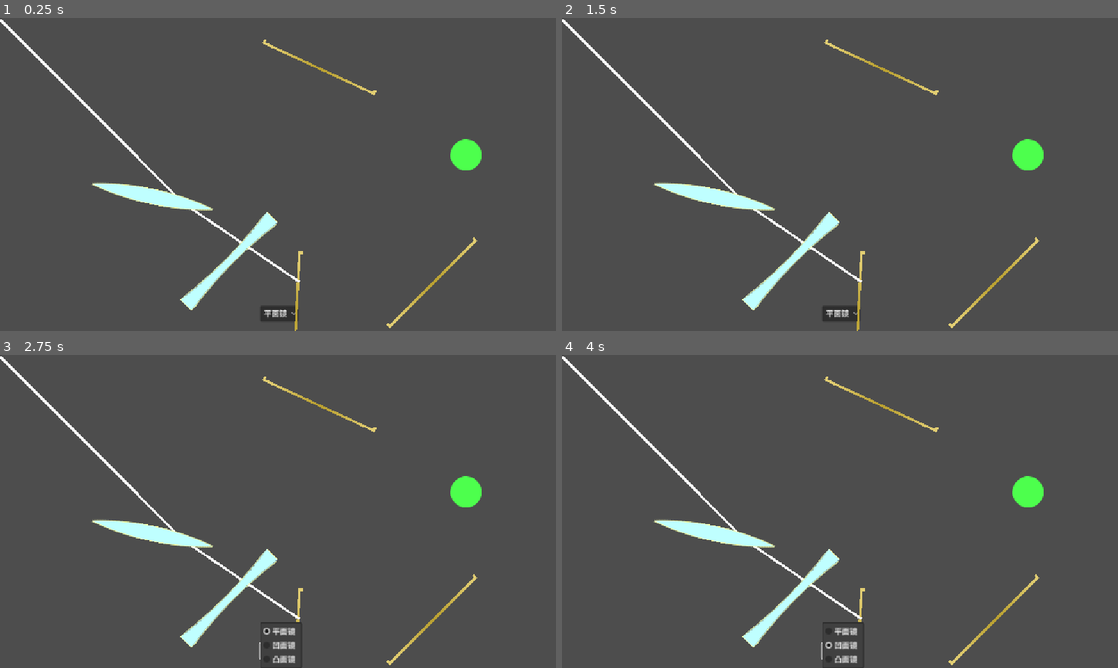
Above: before the commit, frames 1-4 (two rows, left to right).
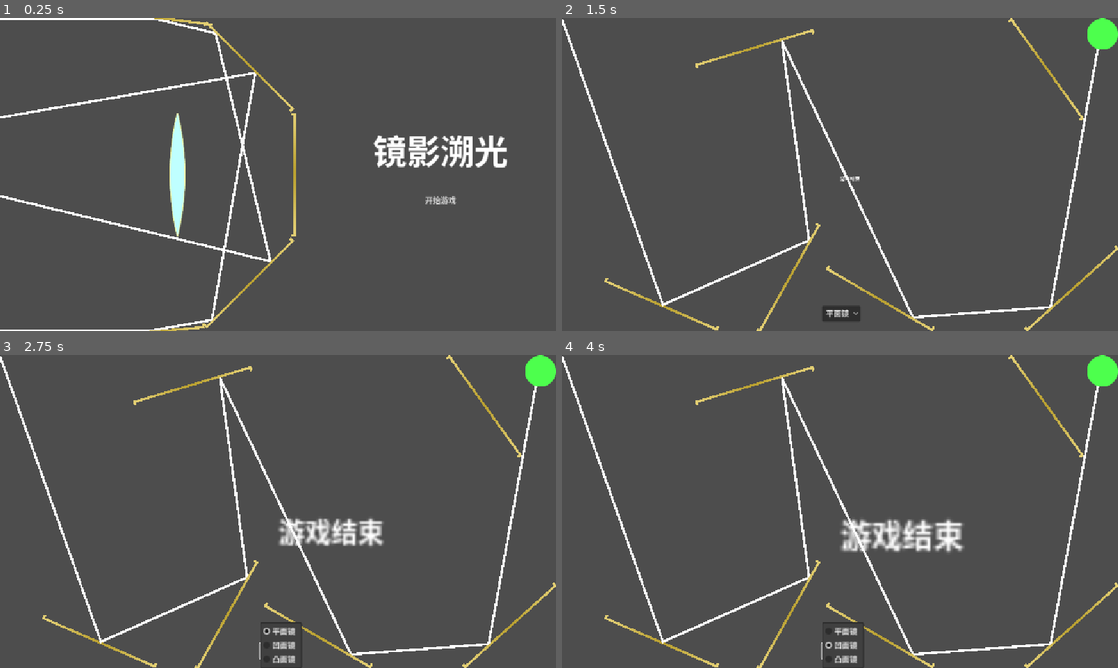
Above: after the commit, the same moments.

Repository: ChickenPige0n/re-flection
Game: Godot game, scene res://scenes/entrance.tscn
Two runs of this game, one before a commit and one after it. Both use one fixed random seed, a clock stepped at 60 frames per second and the inputs below. Before the commit the project starts from res://scenes/main_game.tscn.
Inputs (mouse positions are in pixels of both pictures, inside the frame that each line leads up to):
- Up to frame 1 (0.25 s): no input
- Up to frame 2 (1.5 s): click (1001, 199) at 0.5 s, where only the run after the commit has a clickable "开始游戏"; click (617, 115) at 1.25 s, where only the run after the commit has a clickable "第1关"
- Up to frame 3 (2.75 s): click "平面镜" at 2 s
- Up to frame 4 (4 s): click "平面镜" at 2.75 s; click "凹面镜" at 3.5 s

The runs differ from the first frame. In frame 1, 7.8% of the frame differs, in the area x 0-92%, y 0-100%; in frame 2, 6.5%; in frame 3, 7.7%; in frame 4, 8.2%, in the area x 0-100%, y 0-100%.

Commit message:
feat: add entrance, game select

Diff:
--- a/project.godot
+++ b/project.godot
@@ -11,7 +11,7 @@
 [application]
 
 config/name="Re-flection"
-run/main_scene="uid://c7xvhqovqpoxc"
+run/main_scene="uid://d3ccoe6lkb0te"
 config/features=PackedStringArray("4.4", "Mobile")
 config/icon="res://icon.svg"
 
--- /dev/null
+++ b/scenes/entrance.tscn
@@ -0,0 +1,290 @@
+[gd_scene load_steps=23 format=3 uid="uid://d3ccoe6lkb0te"]
+
+[ext_resource type="Script" uid="uid://685degh4is2j" path="res://scripts/entrance_controller.gd" id="1_aidi3"]
+[ext_resource type="Texture2D" uid="uid://cr82j1dxeqg32" path="res://images/mirror.png" id="2_gm1gp"]
+[ext_resource type="Script" uid="uid://bd23oolcj74gq" path="res://scripts/mirror.gd" id="3_iyrkg"]
+[ext_resource type="Script" uid="uid://dqpdk88faq73y" path="res://scripts/light.gd" id="4_5dtqe"]
+[ext_resource type="Texture2D" uid="uid://cq7ra41w2gxcx" path="res://images/convex.png" id="5_iyrkg"]
+[ext_resource type="Script" uid="uid://13bw628tdjjt" path="res://scripts/lens.gd" id="6_5dtqe"]
+[ext_resource type="PackedScene" uid="uid://3mv4natc12ar" path="res://scenes/entrance_scene_button.tscn" id="7_5dtqe"]
+
+[sub_resource type="LabelSettings" id="LabelSettings_iyrkg"]
+font_size = 70
+
+[sub_resource type="StyleBoxEmpty" id="StyleBoxEmpty_iyrkg"]
+
+[sub_resource type="StyleBoxEmpty" id="StyleBoxEmpty_5dtqe"]
+
+[sub_resource type="StyleBoxEmpty" id="StyleBoxEmpty_2y26w"]
+
+[sub_resource type="StyleBoxEmpty" id="StyleBoxEmpty_xq8y2"]
+
+[sub_resource type="StyleBoxEmpty" id="StyleBoxEmpty_lin0h"]
+
+[sub_resource type="StyleBoxEmpty" id="StyleBoxEmpty_eknrl"]
+
+[sub_resource type="StyleBoxEmpty" id="StyleBoxEmpty_ksahx"]
+
+[sub_resource type="StyleBoxEmpty" id="StyleBoxEmpty_ncymu"]
+
+[sub_resource type="StyleBoxEmpty" id="StyleBoxEmpty_lkfru"]
+
+[sub_resource type="StyleBoxEmpty" id="StyleBoxEmpty_3dcbn"]
+
+[sub_resource type="StyleBoxEmpty" id="StyleBoxEmpty_j0q76"]
+
+[sub_resource type="Animation" id="Animation_5dtqe"]
+length = 0.001
+tracks/0/type = "value"
+tracks/0/imported = false
+tracks/0/enabled = true
+tracks/0/path = NodePath("MarginContainer:position")
+tracks/0/interp = 1
+tracks/0/loop_wrap = true
+tracks/0/keys = {
+"times": PackedFloat32Array(0),
+"transitions": PackedFloat32Array(1),
+"update": 0,
+"values": [Vector2(772, 224)]
+}
+tracks/1/type = "value"
+tracks/1/imported = false
+tracks/1/enabled = true
+tracks/1/path = NodePath("Node2D:position")
+tracks/1/interp = 1
+tracks/1/loop_wrap = true
+tracks/1/keys = {
+"times": PackedFloat32Array(0),
+"transitions": PackedFloat32Array(1),
+"update": 0,
+"values": [Vector2(0, 0)]
+}
+tracks/2/type = "value"
+tracks/2/imported = false
+tracks/2/enabled = true
+tracks/2/path = NodePath("Control:position")
+tracks/2/interp = 1
+tracks/2/loop_wrap = true
+tracks/2/keys = {
+"times": PackedFloat32Array(0),
+"transitions": PackedFloat32Array(1),
+"update": 0,
+"values": [Vector2(1152, 0)]
+}
+tracks/3/type = "value"
+tracks/3/imported = false
+tracks/3/enabled = true
+tracks/3/path = NodePath("Control:size")
+tracks/3/interp = 1
+tracks/3/loop_wrap = true
+tracks/3/keys = {
+"times": PackedFloat32Array(0),
+"transitions": PackedFloat32Array(1),
+"update": 0,
+"values": [Vector2(1152, 648)]
+}
+
+[sub_resource type="Animation" id="Animation_iyrkg"]
+resource_name = "goto_select"
+tracks/0/type = "value"
+tracks/0/imported = false
+tracks/0/enabled = true
+tracks/0/path = NodePath("MarginContainer:position")
+tracks/0/interp = 1
+tracks/0/loop_wrap = true
+tracks/0/keys = {
+"times": PackedFloat32Array(0, 1),
+"transitions": PackedFloat32Array(0.34151, 1),
+"update": 0,
+"values": [Vector2(772, 224), Vector2(-772, 224)]
+}
+tracks/1/type = "value"
+tracks/1/imported = false
+tracks/1/enabled = true
+tracks/1/path = NodePath("Node2D:position")
+tracks/1/interp = 1
+tracks/1/loop_wrap = true
+tracks/1/keys = {
+"times": PackedFloat32Array(0, 1),
+"transitions": PackedFloat32Array(0.233258, 1),
+"update": 0,
+"values": [Vector2(0, 0), Vector2(-700, 0)]
+}
+tracks/2/type = "value"
+tracks/2/imported = false
+tracks/2/enabled = true
+tracks/2/path = NodePath("Control:position")
+tracks/2/interp = 1
+tracks/2/loop_wrap = true
+tracks/2/keys = {
+"times": PackedFloat32Array(0, 1),
+"transitions": PackedFloat32Array(0.233258, 1),
+"update": 0,
+"values": [Vector2(1152, 0), Vector2(0, 0)]
+}
+tracks/3/type = "value"
+tracks/3/imported = false
+tracks/3/enabled = true
+tracks/3/path = NodePath("Control:size")
+tracks/3/interp = 1
+tracks/3/loop_wrap = true
+tracks/3/keys = {
+"times": PackedFloat32Array(0),
+"transitions": PackedFloat32Array(1),
+"update": 0,
+"values": [Vector2(1152, 648)]
+}
+
+[sub_resource type="AnimationLibrary" id="AnimationLibrary_2y26w"]
+_data = {
+&"RESET": SubResource("Animation_5dtqe"),
+&"goto_select": SubResource("Animation_iyrkg")
+}
+
+[node name="Entrance" type="Control" node_paths=PackedStringArray("exampleLightUp", "exampleLightDown", "levelContainer", "animator")]
+layout_mode = 3
+anchors_preset = 15
+anchor_right = 1.0
+anchor_bottom = 1.0
+grow_horizontal = 2
+grow_vertical = 2
+script = ExtResource("1_aidi3")
+exampleLightUp = NodePath("Node2D/LightUp")
+exampleLightDown = NodePath("Node2D/LightDown")
+levelContainer = NodePath("Control/MarginContainer/FlowContainer")
+changeSceneButton = ExtResource("7_5dtqe")
+animator = NodePath("AnimationPlayer")
+
+[node name="MarginContainer" type="MarginContainer" parent="."]
+layout_mode = 1
+anchors_preset = 6
+anchor_left = 1.0
+anchor_top = 0.5
+anchor_right = 1.0
+anchor_bottom = 0.5
+offset_left = -380.0
+offset_top = -100.0
+offset_bottom = 100.0
+grow_horizontal = 0
+grow_vertical = 2
+theme_override_constants/margin_right = 100
+
+[node name="VBoxContainer" type="VBoxContainer" parent="MarginContainer"]
+layout_mode = 2
+
+[node name="Label" type="Label" parent="MarginContainer/VBoxContainer"]
+layout_mode = 2
+text = "镜影溯光"
+label_settings = SubResource("LabelSettings_iyrkg")
+
+[node name="Button" type="Button" parent="MarginContainer/VBoxContainer"]
+custom_minimum_size = Vector2(0, 100)
+layout_mode = 2
+theme_override_styles/focus = SubResource("StyleBoxEmpty_iyrkg")
+theme_override_styles/disabled_mirrored = SubResource("StyleBoxEmpty_5dtqe")
+theme_override_styles/disabled = SubResource("StyleBoxEmpty_2y26w")
+theme_override_styles/hover_pressed_mirrored = SubResource("StyleBoxEmpty_xq8y2")
+theme_override_styles/hover_pressed = SubResource("StyleBoxEmpty_lin0h")
+theme_override_styles/hover_mirrored = SubResource("StyleBoxEmpty_eknrl")
+theme_override_styles/hover = SubResource("StyleBoxEmpty_ksahx")
+theme_override_styles/pressed_mirrored = SubResource("StyleBoxEmpty_ncymu")
+theme_override_styles/pressed = SubResource("StyleBoxEmpty_lkfru")
+theme_override_styles/normal_mirrored = SubResource("StyleBoxEmpty_3dcbn")
+theme_override_styles/normal = SubResource("StyleBoxEmpty_j0q76")
+text = "开始游戏"
+
+[node name="Node2D" type="Node2D" parent="."]
+
+[node name="LightUp" type="Line2D" parent="Node2D"]
+points = PackedVector2Array(0, 1, 319.371, 1, 446.913, 31.9124, 560.874, 502.126, -9157.77, -1853.3)
+width = 5.0
+script = ExtResource("4_5dtqe")
+direction = Vector2(1, 0)
+starting_pos = Vector2(0, 1)
+
+[node name="LightDown" type="Line2D" parent="Node2D"]
+points = PackedVector2Array(0, 647, 307.43, 647, 439.242, 623.758, 529.107, 114.107, -9318.99, 1850.51)
+width = 5.0
+script = ExtResource("4_5dtqe")
+direction = Vector2(1, 0)
+starting_pos = Vector2(0, 647)
+
+[node name="Mirror5" type="Sprite2D" parent="Node2D"]
+texture_filter = 1
+position = Vector2(296, 648)
+rotation = -0.0872665
+texture = ExtResource("2_gm1gp")
+script = ExtResource("3_iyrkg")
+
+[node name="Mirror3" type="Sprite2D" parent="Node2D"]
+texture_filter = 1
+position = Vector2(608, 324)
+rotation = -1.5708
+texture = ExtResource("2_gm1gp")
+script = ExtResource("3_iyrkg")
+length = 512.0
+
+[node name="Mirror2" type="Sprite2D" parent="Node2D"]
+texture_filter = 1
+position = Vector2(515, 548)
+rotation = -0.785398
+texture = ExtResource("2_gm1gp")
+script = ExtResource("3_iyrkg")
+length = 512.0
+
+[node name="Mirror4" type="Sprite2D" parent="Node2D"]
+texture_filter = 1
+position = Vector2(515, 100)
+rotation = -2.35619
+texture = ExtResource("2_gm1gp")
+script = ExtResource("3_iyrkg")
+length = 512.0
+
+[node name="Convex2" type="Sprite2D" parent="Node2D"]
+position = Vector2(367, 324)
+rotation = 1.5708
+texture = ExtResource("5_iyrkg")
+script = ExtResource("6_5dtqe")
+movable = false
+rotatable = false
+
+[node name="Mirror6" type="Sprite2D" parent="Node2D"]
+texture_filter = 1
+position = Vector2(311, 0)
+rotation = -3.0227
+texture = ExtResource("2_gm1gp")
+script = ExtResource("3_iyrkg")
+
+[node name="AnimationPlayer" type="AnimationPlayer" parent="."]
+libraries = {
+&"": SubResource("AnimationLibrary_2y26w")
+}
+
+[node name="Control" type="MarginContainer" parent="."]
+layout_mode = 0
+offset_left = 1152.0
+offset_right = 2304.0
+offset_bottom = 648.0
+theme_override_constants/margin_left = 50
+theme_override_constants/margin_top = 50
+theme_override_constants/margin_right = 50
+theme_override_constants/margin_bottom = 50
+
+[node name="MarginContainer" type="MarginContainer" parent="Control"]
+layout_mode = 2
+theme_override_constants/margin_top = 100
+
+[node name="FlowContainer" type="FlowContainer" parent="Control/MarginContainer"]
+layout_mode = 2
+theme_override_constants/h_separation = 40
+theme_override_constants/v_separation = 40
+
+[node name="Button" type="Button" parent="Control"]
+custom_minimum_size = Vector2(100, 40)
+layout_mode = 2
+size_flags_horizontal = 0
+size_flags_vertical = 0
+text = "< 返回"
+
+[connection signal="pressed" from="MarginContainer/VBoxContainer/Button" to="." method="_on_button_pressed"]
+[connection signal="pressed" from="Control/Button" to="." method="_on_back_button_pressed"]
--- /dev/null
+++ b/scenes/entrance_scene_button.tscn
@@ -0,0 +1,5 @@
+[gd_scene format=3 uid="uid://3mv4natc12ar"]
+
+[node name="Button" type="Button"]
+custom_minimum_size = Vector2(100, 100)
+text = "第一关: xxxx"
--- a/scenes/game_1.tscn
+++ b/scenes/game_1.tscn
@@ -1,5 +1,6 @@
-[gd_scene load_steps=7 format=3 uid="uid://cudmcaxwifmrs"]
+[gd_scene load_steps=8 format=3 uid="uid://cudmcaxwifmrs"]
 
+[ext_resource type="Script" uid="uid://bcdfdh21ipc6c" path="res://scripts/game.gd" id="1_8rbwk"]
 [ext_resource type="PackedScene" uid="uid://dicdnfr2f5pjf" path="res://scenes/edit_ui.tscn" id="1_luixn"]
 [ext_resource type="Texture2D" uid="uid://cr82j1dxeqg32" path="res://images/mirror.png" id="2_fxokx"]
 [ext_resource type="Script" uid="uid://bd23oolcj74gq" path="res://scripts/mirror.gd" id="3_6xfxu"]
@@ -8,6 +9,7 @@
 [ext_resource type="Script" uid="uid://kbgoyaf4o8ha" path="res://scripts/photosensitive.gd" id="8_5lnxe"]
 
 [node name="Game" type="Node2D"]
+script = ExtResource("1_8rbwk")
 
 [node name="EditUi" parent="." instance=ExtResource("1_luixn")]
 anchors_preset = 0
@@ -26,7 +28,7 @@
 script = ExtResource("3_6xfxu")
 
 [node name="Light" type="Line2D" parent="."]
-points = PackedVector2Array(0, 3.305, 208.483, 593.073, 511.354, 459.495, 455.069, 46.3364, 726.437, 619.234, 1011.72, 597.913, 1191.6, -385.776)
+points = PackedVector2Array(0, 3.305, 208.483, 593.073, 511.354, 459.495, 455.069, 46.3364, 726.437, 619.234, 1011.72, 597.913, 2810.52, -9238.97)
 width = 5.0
 script = ExtResource("4_bwy7h")
 direction = Vector2(0.333289, 0.942825)
--- a/scenes/game_2.tscn
+++ b/scenes/game_2.tscn
@@ -1,5 +1,6 @@
-[gd_scene load_steps=10 format=3 uid="uid://72k5fnccqpim"]
+[gd_scene load_steps=11 format=3 uid="uid://72k5fnccqpim"]
 
+[ext_resource type="Script" uid="uid://bcdfdh21ipc6c" path="res://scripts/game.gd" id="1_b4gt0"]
 [ext_resource type="PackedScene" uid="uid://dicdnfr2f5pjf" path="res://scenes/edit_ui.tscn" id="1_c45dc"]
 [ext_resource type="Texture2D" uid="uid://cr82j1dxeqg32" path="res://images/mirror.png" id="2_b4gt0"]
 [ext_resource type="Script" uid="uid://bd23oolcj74gq" path="res://scripts/mirror.gd" id="3_kmooo"]
@@ -11,6 +12,7 @@
 [ext_resource type="Texture2D" uid="uid://ksr6f3hm7cm5" path="res://images/concave.png" id="9_ymr8n"]
 
 [node name="Game" type="Node2D"]
+script = ExtResource("1_b4gt0")
 
 [node name="EditUi" parent="." instance=ExtResource("1_c45dc")]
 anchors_preset = 0
@@ -23,20 +25,20 @@
 
 [node name="Mirror1" type="Sprite2D" parent="."]
 texture_filter = 1
-position = Vector2(195, 96)
-rotation = -8.62712
+position = Vector2(102, 397)
+rotation = -11.0244
 texture = ExtResource("2_b4gt0")
 script = ExtResource("3_kmooo")
 
 [node name="Light" type="Line2D" parent="."]
-points = PackedVector2Array(0, 3.305, 159.604, 59.725, 257.776, 360.731, 1028.96, 587.108, 1357.94, -357.23)
+points = PackedVector2Array(0, 3.305, 9428.25, 3336.19)
 width = 5.0
 script = ExtResource("4_glh1a")
 direction = Vector2(0.942825, 0.333289)
 starting_pos = Vector2(0, 3.305)
 
 [node name="Convex" type="Sprite2D" parent="."]
-position = Vector2(395, 366)
+position = Vector2(178, 384)
 rotation = 7.81017
 texture = ExtResource("5_dr8oi")
 script = ExtResource("6_h0x8i")
@@ -62,8 +64,8 @@
 
 [node name="Mirror2" type="Sprite2D" parent="."]
 texture_filter = 1
-position = Vector2(188, 293)
-rotation = -5.51266
+position = Vector2(57, 397)
+rotation = -4.73044
 texture = ExtResource("2_b4gt0")
 script = ExtResource("3_kmooo")
 
--- a/scenes/game_3.tscn
+++ b/scenes/game_3.tscn
@@ -1,16 +1,18 @@
-[gd_scene load_steps=10 format=3 uid="uid://dflbus2hljpdw"]
+[gd_scene load_steps=11 format=3 uid="uid://dflbus2hljpdw"]
 
+[ext_resource type="Script" uid="uid://bcdfdh21ipc6c" path="res://scripts/game.gd" id="1_khyur"]
 [ext_resource type="PackedScene" uid="uid://dicdnfr2f5pjf" path="res://scenes/edit_ui.tscn" id="1_w46gi"]
 [ext_resource type="Texture2D" uid="uid://cr82j1dxeqg32" path="res://images/mirror.png" id="2_khyur"]
 [ext_resource type="Script" uid="uid://bd23oolcj74gq" path="res://scripts/mirror.gd" id="3_r1ad8"]
 [ext_resource type="Script" uid="uid://dqpdk88faq73y" path="res://scripts/light.gd" id="4_1uv66"]
 [ext_resource type="Texture2D" uid="uid://cq7ra41w2gxcx" path="res://images/convex.png" id="5_e0nre"]
-[ext_resource type="Texture2D" uid="uid://bjlen1bycu36b" path="res://images/photosensitive/photosensitive_active.png" id="5_w46gi"]
+[ext_resource type="Texture2D" uid="uid://bhujnlu3776ui" path="res://images/photosensitive/photosensitive_inactive.png" id="5_w46gi"]
 [ext_resource type="Script" uid="uid://13bw628tdjjt" path="res://scripts/lens.gd" id="6_ugac3"]
 [ext_resource type="Script" uid="uid://kbgoyaf4o8ha" path="res://scripts/photosensitive.gd" id="8_2px5s"]
 [ext_resource type="Texture2D" uid="uid://ksr6f3hm7cm5" path="res://images/concave.png" id="9_cyvdb"]
 
 [node name="Game" type="Node2D"]
+script = ExtResource("1_khyur")
 
 [node name="EditUi" parent="." instance=ExtResource("1_w46gi")]
 anchors_preset = 0
@@ -22,10 +24,10 @@
 grow_vertical = 1
 
 [node name="Light" type="Line2D" parent="."]
-points = PackedVector2Array(0, 3.305, 900.679, 428.426, 900.679, 428.426)
+points = PackedVector2Array(0, 3.305, 247.444, 406.284, 105.289, 642.957, 2.83105, 470.743, 5056.82, -8158.11)
 width = 5.0
 script = ExtResource("4_1uv66")
-direction = Vector2(0.904326, 0.426842)
+direction = Vector2(0.523263, 0.852171)
 starting_pos = Vector2(0, 3.305)
 
 [node name="Convex" type="Sprite2D" parent="."]
@@ -38,8 +40,8 @@
 rotatable = false
 
 [node name="Photosensitive" type="Sprite2D" parent="."]
-position = Vector2(1120, 32)
-rotation = 0.00156415
+position = Vector2(1069, 80)
+rotation = 0.00347358
 texture = ExtResource("5_w46gi")
 script = ExtResource("8_2px5s")
 
--- a/scenes/main_game.tscn
+++ b/scenes/main_game.tscn
@@ -1,16 +1,18 @@
-[gd_scene load_steps=10 format=3 uid="uid://c7xvhqovqpoxc"]
+[gd_scene load_steps=11 format=3 uid="uid://c7xvhqovqpoxc"]
 
 [ext_resource type="Script" uid="uid://dqpdk88faq73y" path="res://scripts/light.gd" id="1_72e8q"]
 [ext_resource type="PackedScene" uid="uid://dicdnfr2f5pjf" path="res://scenes/edit_ui.tscn" id="1_d2op2"]
+[ext_resource type="Script" uid="uid://bcdfdh21ipc6c" path="res://scripts/game.gd" id="1_nqdth"]
 [ext_resource type="Script" uid="uid://bd23oolcj74gq" path="res://scripts/mirror.gd" id="1_s3esy"]
 [ext_resource type="Texture2D" uid="uid://cr82j1dxeqg32" path="res://images/mirror.png" id="2_0rdsr"]
 [ext_resource type="Script" uid="uid://13bw628tdjjt" path="res://scripts/lens.gd" id="5_ipu61"]
 [ext_resource type="Texture2D" uid="uid://cq7ra41w2gxcx" path="res://images/convex.png" id="5_ygxny"]
-[ext_resource type="Texture2D" uid="uid://bjlen1bycu36b" path="res://images/photosensitive/photosensitive_active.png" id="7_nqdth"]
 [ext_resource type="Script" uid="uid://kbgoyaf4o8ha" path="res://scripts/photosensitive.gd" id="7_wi4c7"]
+[ext_resource type="Texture2D" uid="uid://bhujnlu3776ui" path="res://images/photosensitive/photosensitive_inactive.png" id="8_nqdth"]
 [ext_resource type="Texture2D" uid="uid://ksr6f3hm7cm5" path="res://images/concave.png" id="9_nqdth"]
 
 [node name="Game" type="Node2D"]
+script = ExtResource("1_nqdth")
 
 [node name="EditUi" parent="." instance=ExtResource("1_d2op2")]
 anchors_preset = 0
@@ -54,7 +56,7 @@
 [node name="Photosensitive" type="Sprite2D" parent="."]
 position = Vector2(965, 283)
 rotation = -0.0441695
-texture = ExtResource("7_nqdth")
+texture = ExtResource("8_nqdth")
 script = ExtResource("7_wi4c7")
 
 [node name="Concave" type="Sprite2D" parent="."]
--- /dev/null
+++ b/scripts/entrance_controller.gd
@@ -0,0 +1,66 @@
+extends Control
+
+@export
+var exampleLightUp: Light
+@export
+var exampleLightDown: Light
+
+@export var levelContainer: FlowContainer
+@export var changeSceneButton: PackedScene
+func _ready() -> void:
+	doTween()
+
+	for i in range(1,3 + 1):
+		var scene = changeSceneButton.instantiate() as Button
+		levelContainer.add_child(scene)
+		scene.text = "第%s关" % [i]
+		scene.pressed.connect(loadGame.bind(i))
+
+func loadGame(index: int):
+	curIndex = index
+	var sceneStr = "res://scenes/game_%s.tscn" % [index]
+	var scene = load(sceneStr) as PackedScene
+	var game = scene.instantiate() as Game
+	print("instantiated " + sceneStr)
+	game.completed.connect(showResult)
+	get_tree().root.add_child(game)
+	self.visible = false
+
+var curIndex: int
+func showResult(timeCost: float):
+	self.visible = true
+	# TODO
+	print("called showResult")
+
+func _process(delta: float) -> void:
+	pass
+	#exampleLight.direction = Vector2.from_angle(exampleLight.direction.angle() + delta)
+
+func doTween():
+	var tweenUp = create_tween()\
+	.set_ease(Tween.EASE_IN_OUT)\
+	.set_trans(Tween.TRANS_CUBIC)\
+	.set_loops()\
+	.bind_node(exampleLightUp)
+
+	tweenUp.tween_property(exampleLightUp, "direction", Vector2.from_angle(PI / 4), 3)
+	tweenUp.tween_property(exampleLightUp, "direction", Vector2.from_angle(0), 3)
+
+	var tweenDown = create_tween()\
+	.set_ease(Tween.EASE_IN_OUT)\
+	.set_trans(Tween.TRANS_CUBIC)\
+	.set_loops()\
+	.bind_node(exampleLightDown)
+
+	tweenDown.tween_property(exampleLightDown, "direction", Vector2.from_angle(-PI / 4), 3)
+	tweenDown.tween_property(exampleLightDown, "direction", Vector2.from_angle(0), 3)
+
+
+
+@export var animator: AnimationPlayer
+func _on_button_pressed() -> void:
+	animator.play("goto_select")
+
+
+func _on_back_button_pressed() -> void:
+	animator.play("goto_select", -1, -1, true)
--- /dev/null
+++ b/scripts/game.gd
@@ -0,0 +1,43 @@
+class_name Game
+extends Node2D
+
+
+var judgePoints
+
+var timeCost = 0.0
+
+signal completed(timeCost: float)
+
+func _ready() -> void:
+	judgePoints = get_children().filter(func(it): return it is Photosensitive) as Array[Photosensitive]
+var winning: bool = false
+func _process(delta: float) -> void:
+	timeCost += delta
+	var win:bool = true
+	for point in judgePoints:
+		if !point.active:
+			win = false
+	if win and not winning:
+		winning = true
+
+		var label:Label = Label.new()
+		label.text = "游戏结束"
+		label.position = Vector2(1152,648) / 2
+		#label.pivot_offset = label.size / 2
+		label.scale = Vector2.ZERO
+		add_child(label)
+		label.create_tween()\
+		.bind_node(label)\
+		.set_ease(Tween.EASE_OUT)\
+		.set_trans(Tween.TRANS_CUBIC)\
+		.tween_property(label, "scale", Vector2(4,4), 3)
+
+		var timer = Timer.new()
+		timer.wait_time = 3
+		add_child(timer)
+		timer.timeout.connect(gameOver)
+		timer.start()
+func gameOver():
+	print("game is over")
+	completed.emit(timeCost)
+	self.queue_free()
--- a/scripts/intersectable.gd
+++ b/scripts/intersectable.gd
@@ -22,11 +22,12 @@
 	var self_start = self_center - self_direction * self_half_length
 	var self_end = self_center + self_direction * self_half_length
 	var line_start = starting_pos
-	var line_end = starting_pos + direction * 1000 # Arbitrary large length
+	var line_end = starting_pos + direction * 10000 # Arbitrary large length
 	var line_intersection = get_line_intersection(self_start, self_end, line_start, line_end)
 	if line_intersection:
 		return line_intersection
 	return Vector2.ZERO # Return a default Vector2 value when no intersection is found
+
 
 func get_direction_xy() -> Vector2:
 	return Vector2.from_angle(rotation) # Get the direction of the mirror
--- a/scripts/light.gd
+++ b/scripts/light.gd
@@ -1,4 +1,5 @@
 @tool
+class_name Light
 extends Line2D
 
 @export var direction: Vector2 # normalized starting point direction
@@ -21,7 +22,7 @@
 	var reflection_count = 0
 
 	while reflection_count < max_reflections and now_position != Vector2.ZERO:
-		var closest_component = null
+		var closest_component: Intersectable = null
 		var closest_component_point = Vector2.ZERO
 		var closest_component_distance = INF
 		var last_component = closest_component  # Track the last component we reflected off
@@ -36,7 +37,7 @@
 			if intersection != Vector2.ZERO:
 				var distance = now_position.distance_to(intersection)
 				# Use a small epsilon to prevent detecting intersections too close to starting point
-				if distance > 0.001 and distance < closest_component_distance:
+				if distance > 0.01 and distance < closest_component_distance:
 					closest_component_distance = distance
 					closest_component_point = intersection
 					closest_component = component
@@ -50,6 +51,8 @@
 			self.add_point(closest_component_point)
 			now_position = closest_component_point
 			now_direction = closest_component.calculate_light_direction(closest_component_point, now_direction)
+			if now_direction == Vector2.ZERO:
+				break
 			reflection_count += 1
 		else:
 			for photosensitive in photosensitives:
@@ -58,4 +61,4 @@
 			break
 
 	# Add the final ray extending outward
-	self.add_point(now_position + now_direction * 1000)
+	self.add_point(now_position + now_direction * 10000)
--- a/scripts/photosensitive.gd
+++ b/scripts/photosensitive.gd
@@ -5,20 +5,22 @@
 
 var active_texture = preload("res://images/photosensitive/photosensitive_active.png")
 var inactive_texture = preload("res://images/photosensitive/photosensitive_inactive.png")
-var active : bool = false
+var active_flag : bool = false
 var radius = 32
 
-
+var active = false
 
 func _ready():
 	set_texture(inactive_texture)
 
 func _process(delta):
-	if active:
+	if active_flag:
+		active = true
 		set_texture(active_texture)
 	else:
+		active = false
 		set_texture(inactive_texture)
-	active = false
+	active_flag = false
 
 
 func shine(starting_pos: Vector2, direction: Vector2, ending_pos: Vector2) -> void:
@@ -35,7 +37,7 @@
 	#确保照的到
 	if abs (starting_pos.distance_to(position) * sin(angle)) > radius:
 		return
-	active = true
+	active_flag = true
 
 
 
Not shown, added: scripts/entrance_controller.gd.uid
Not shown, added: scripts/game.gd.uid
